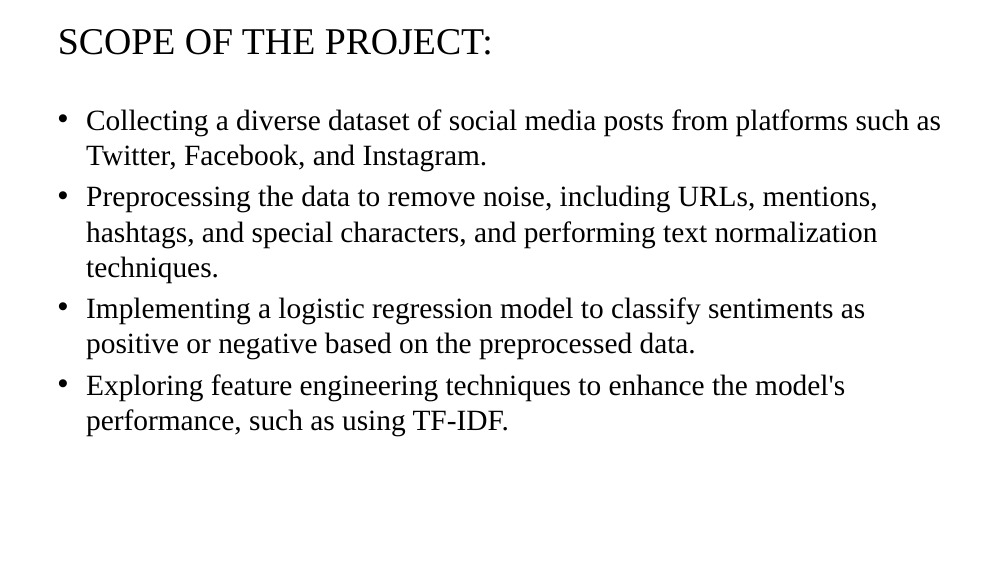
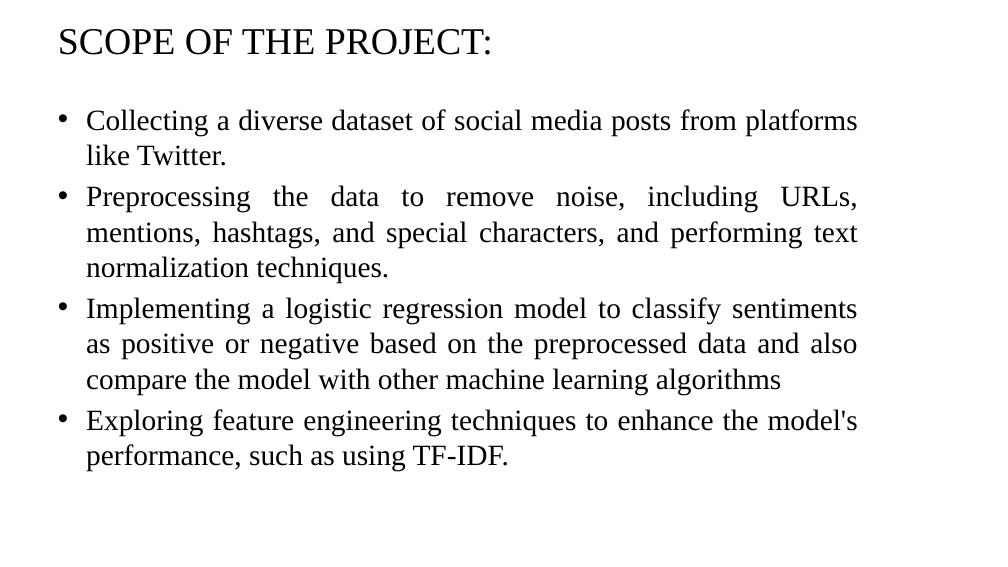
Before and after one commit to jes1326/Jeswanth_Puducherry_Tecnological_University, a slide deck: slide 4 of coappsinternship.pptx. Drawn at 1008x567 pixels with LibreOffice and Linux fonts; fonts in the diff are those of the drawing; background and template pictures are left out. Boxes give left, top, right and bottom in pixels: in the first picture for what was removed or moved away, otherwise in the second. Text is boxed around its words. In the diff, an @@ line names an element or a change of style, - is before the commit and + after.

```diff
--- a/coappsinternship.pptx
+++ b/coappsinternship.pptx
@@ text at [86,109,857,166]: text changed @@
-• Collecting a diverse dataset of social media posts from platforms such as Twitter, Facebook, and Instagram.
+• Collecting a diverse dataset of social media posts from platforms like Twitter.
@@ text at [86,185,858,471]: alignment left to justified @@
@@ text at [86,297,858,395]: text changed @@
-• Implementing a logistic regression model to classify sentiments as positive or negative based on the preprocessed data.
+• Implementing a logistic regression model to classify sentiments as positive or negative based on the preprocessed data and also compare the model with other machine learning algorithms
```
Also in this commit, not shown: 17 other slides changed.
